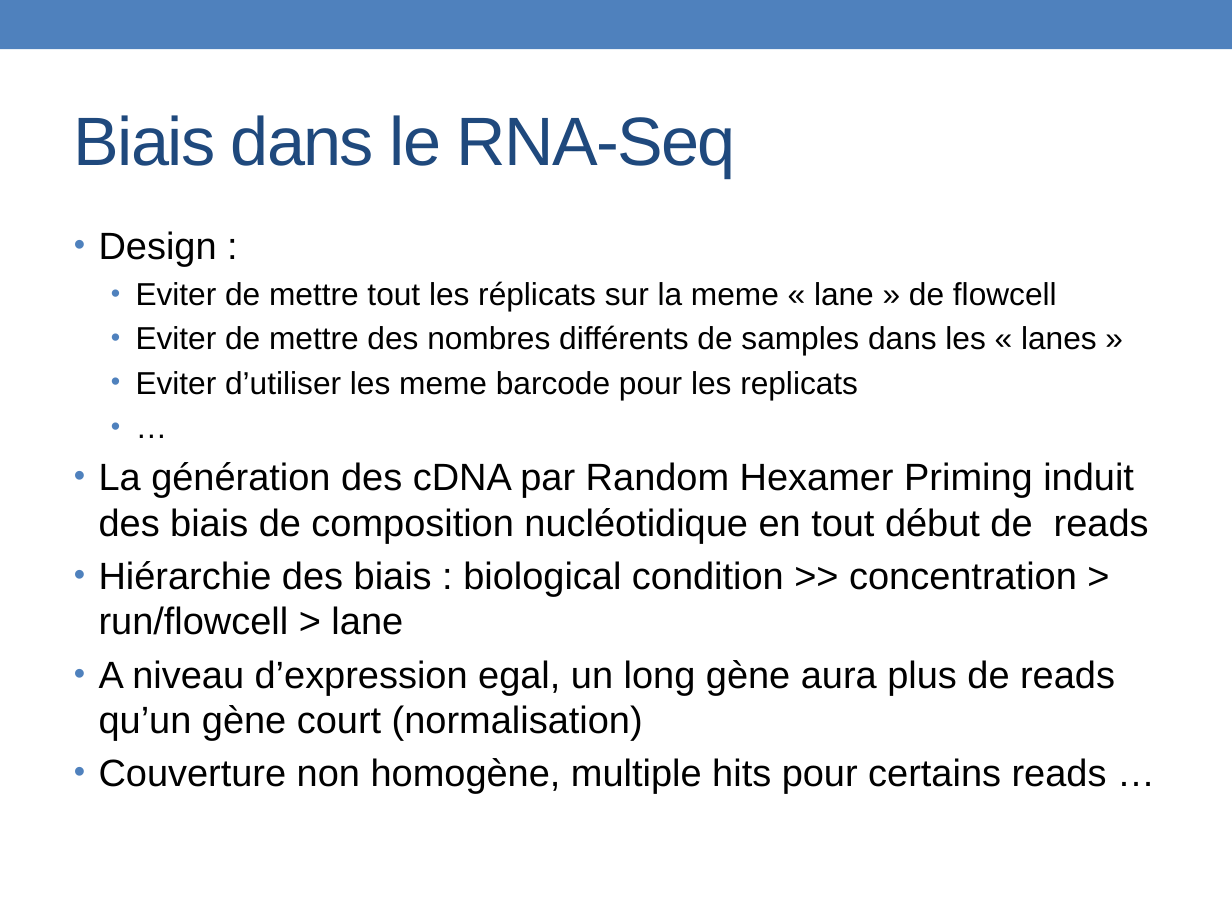
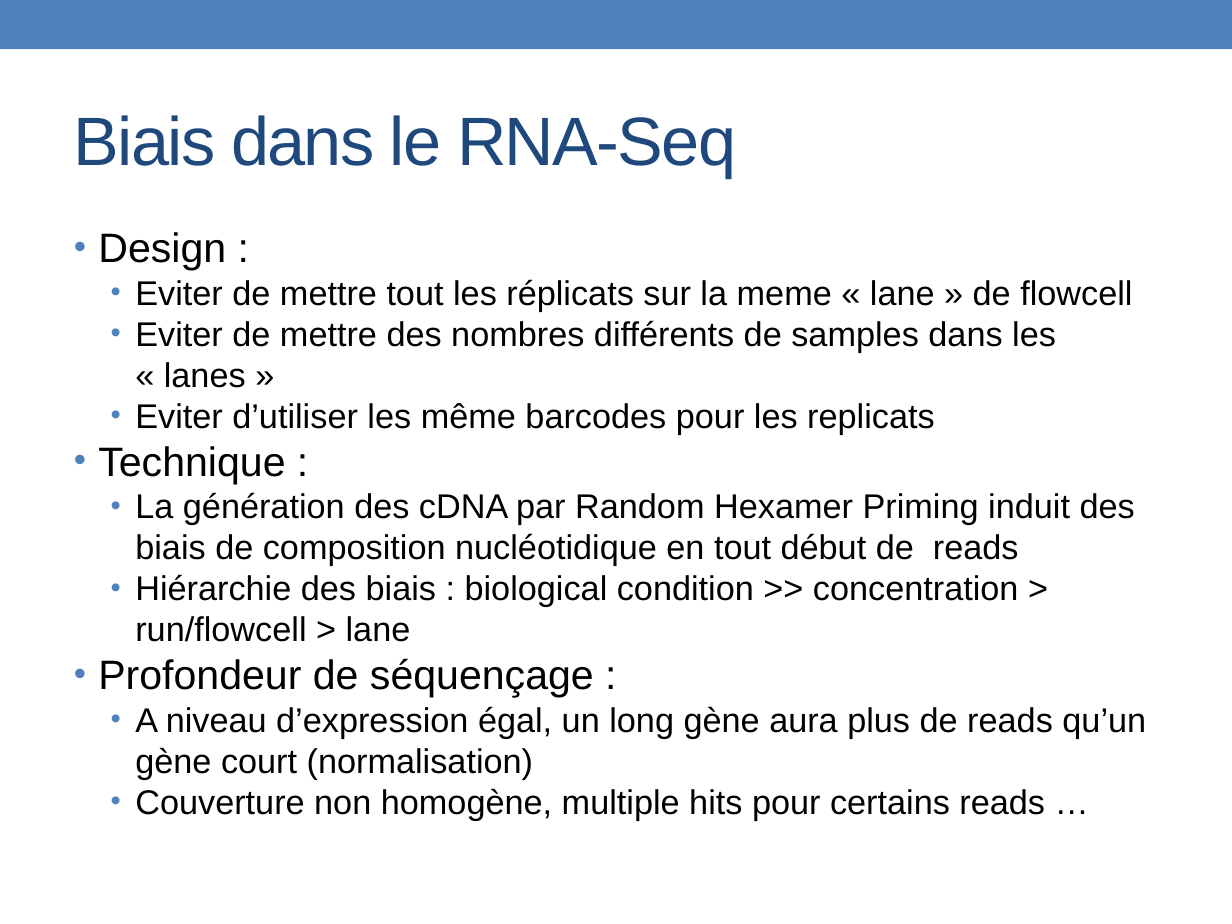
Before and after one commit to PF-BB/CentraleSupelec-R-genomics, a slide deck: slide 14 of gh-pages/html/_downloads/TP2_2061124.pptx (slide 15 before the commit). Drawn at 1232x924 pixels with LibreOffice and Linux fonts; fonts in the diff are those of the drawing. Boxes give left, top, right and bottom in pixels: in the first picture for what was removed or moved away, otherwise in the second. Text is boxed around its words. In the diff, an @@ line names an element or a change of style, - is before the commit and + after.

```diff
--- a/gh-pages/html/_downloads/TP2_2061124.pptx
+++ b/gh-pages/html/_downloads/TP2_2061124.pptx
@@ text at [98,232,1135,821]: size 22.2 to 24 pt in "Design :"; size 18.5 to 20 pt in "Eviter de mettre tout les réplicats sur ...", "Eviter de mettre des nombres différents de ..."; size 22.2 to 20 pt in "La génération des cDNA par Random Hexamer ...", "Hiérarchie des biais : biological condition >> ...", "Couverture non homogène, multiple hits pour certains ..."; less space between paragraphs; list level 1 to 2 in "La génération des cDNA par ..."; list level 1 to 2 in "Hiérarchie des biais : biological ..."; list level 1 to 2 in "Couverture non homogène, multiple hits ..." @@
@@ text at [98,403,935,484]: text changed; size 18.5 to 20 pt @@
-  • Eviter d’utiliser les meme barcode pour les replicats
-  • …
+  • Eviter d’utiliser les même barcodes pour les replicats
+• Technique :
@@ text at [98,658,1146,779]: text changed; size 22.2 to 20 pt @@
-• A niveau d’expression egal, un long gène aura plus de reads qu’un gène court (normalisation)
+• Profondeur de séquençage :
+  • A niveau d’expression égal, un long gène aura plus de reads qu’un gène court (normalisation)
```
Also in this commit, not shown: 15 other slides changed, 2 slides added, 5 slides removed, 6 other files.
